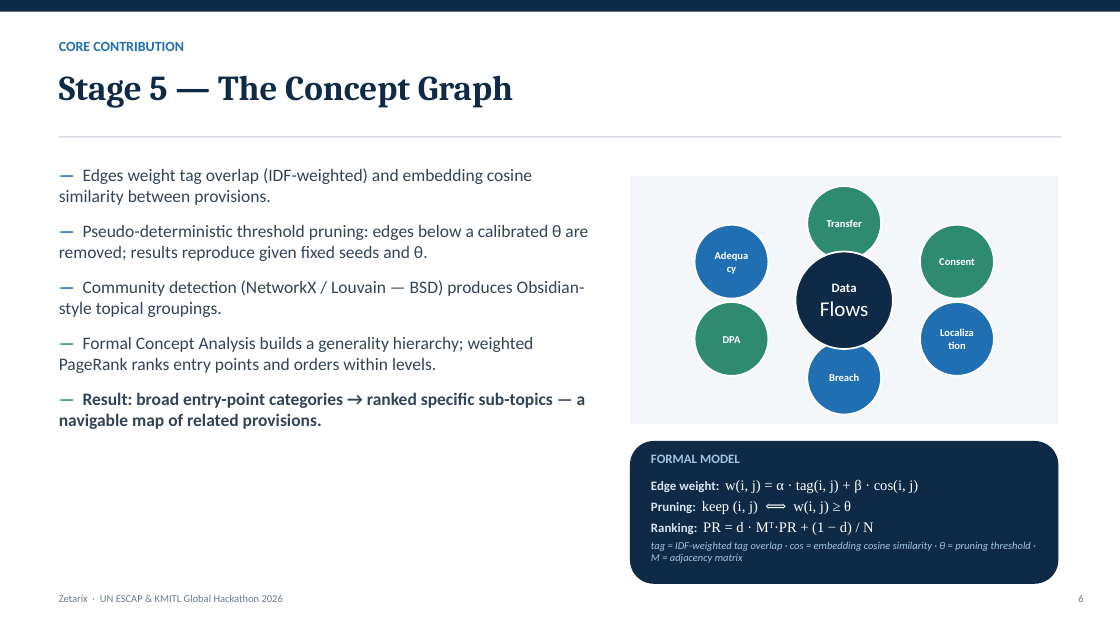
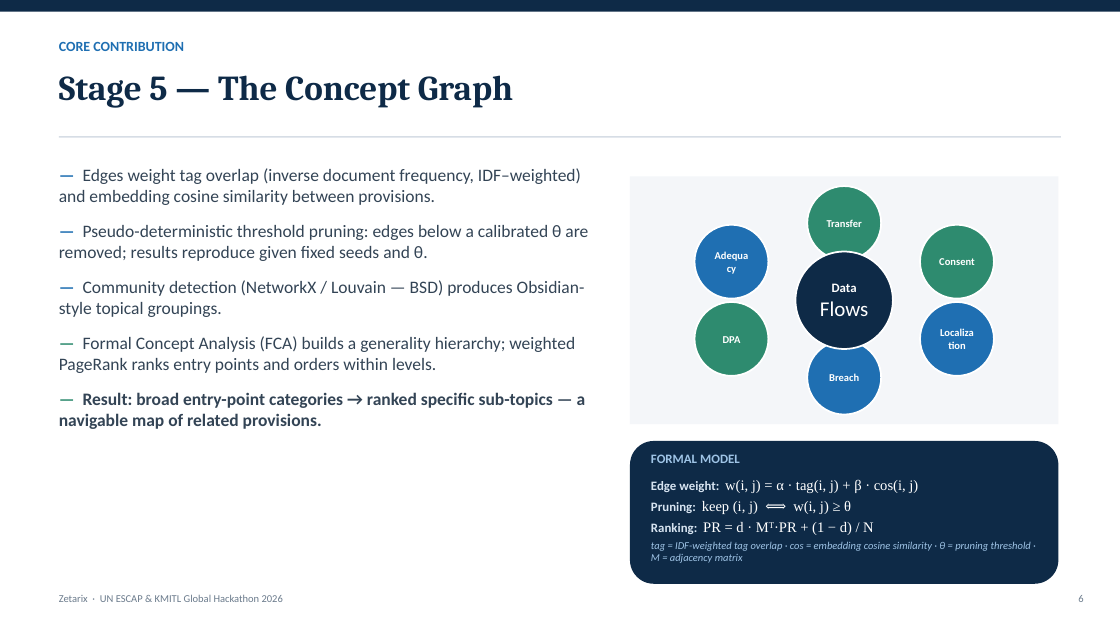
Before and after one commit to JohnAndrewBalbarosa/rdtii-autoextract, a slide deck: slide 6 of docs/RDTII_AutoExtract.pptx. Drawn at 1120x630 pixels with LibreOffice and Linux fonts; fonts in the diff are those of the drawing. Boxes give left, top, right and bottom in pixels: in the first picture for what was removed or moved away, otherwise in the second. Text is boxed around its words. In the diff, an @@ line names an element or a change of style, - is before the commit and + after.

```diff
--- a/docs/RDTII_AutoExtract.pptx
+++ b/docs/RDTII_AutoExtract.pptx
@@ text at (x1=59, y1=168, x2=581, y2=205): text changed @@
-— Edges weight tag overlap (IDF-weighted) and embedding cosine similarity between provisions.
+— Edges weight tag overlap (inverse document frequency, IDF–weighted) and embedding cosine similarity between provisions.
@@ text at (x1=59, y1=336, x2=575, y2=373): text changed @@
-— Formal Concept Analysis builds a generality hierarchy; weighted PageRank ranks entry points and orders within levels.
+— Formal Concept Analysis (FCA) builds a generality hierarchy; weighted PageRank ranks entry points and orders within levels.
```
Also in this commit, not shown: 3 other slides changed.
